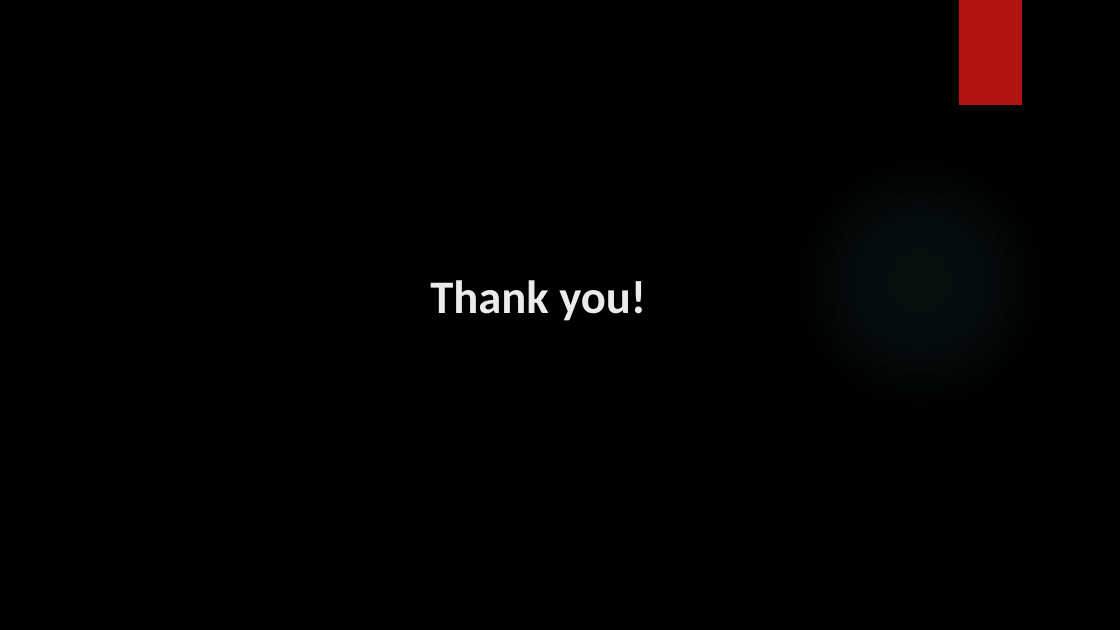
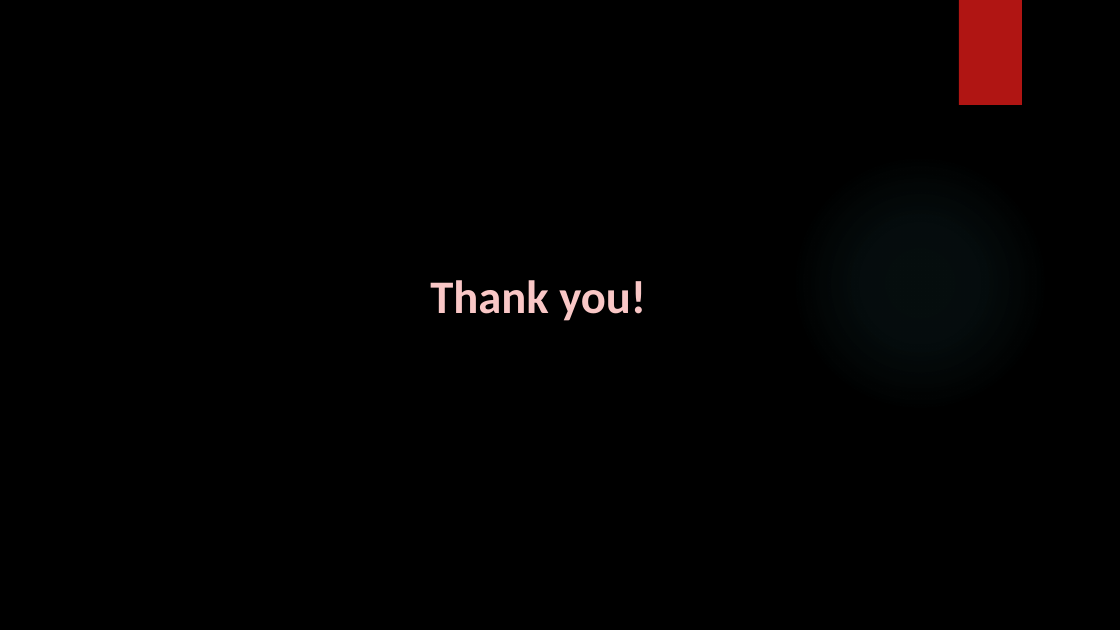
Before and after one commit to Vaishnav29/Digital-marketing, a slide deck: slide 35 of Final Folder/DIGITAL MARKETING.pptx (slide 34 before the commit). Drawn at 1120x630 pixels with LibreOffice and Linux fonts; fonts in the diff are those of the drawing; background and template pictures are left out. Boxes give left, top, right and bottom in pixels: in the first picture for what was removed or moved away, otherwise in the second. Text is boxed around its words. In the diff, an @@ line names an element or a change of style, - is before the commit and + after.

```diff
--- a/Final Folder/DIGITAL MARKETING.pptx
+++ b/Final Folder/DIGITAL MARKETING.pptx
@@ title "Thank you!" at [430, 280, 646, 321]: text colour #EBEBEB to #F9C7C6 @@
```
Also in this commit, not shown: 17 other slides changed, 1 slide added.
